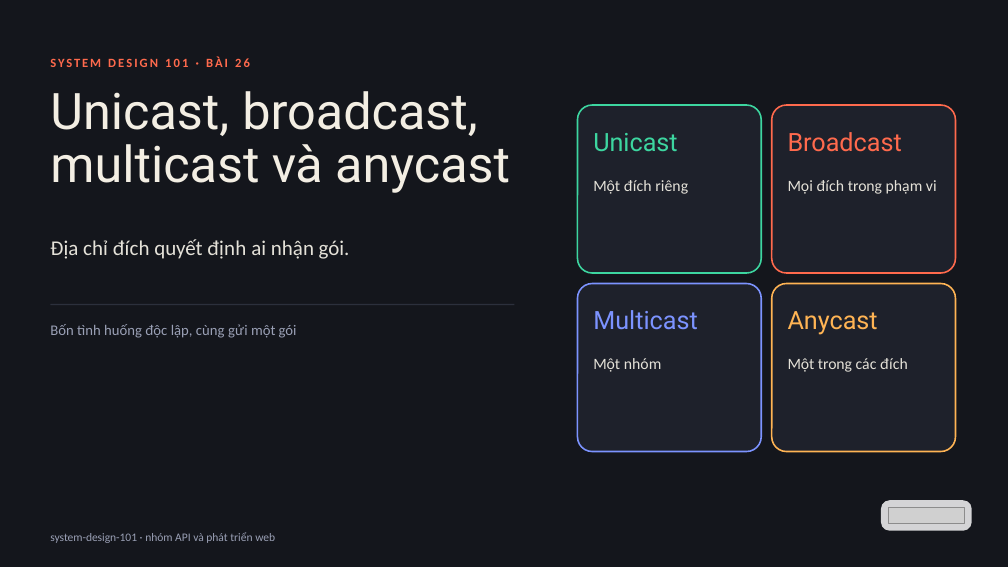
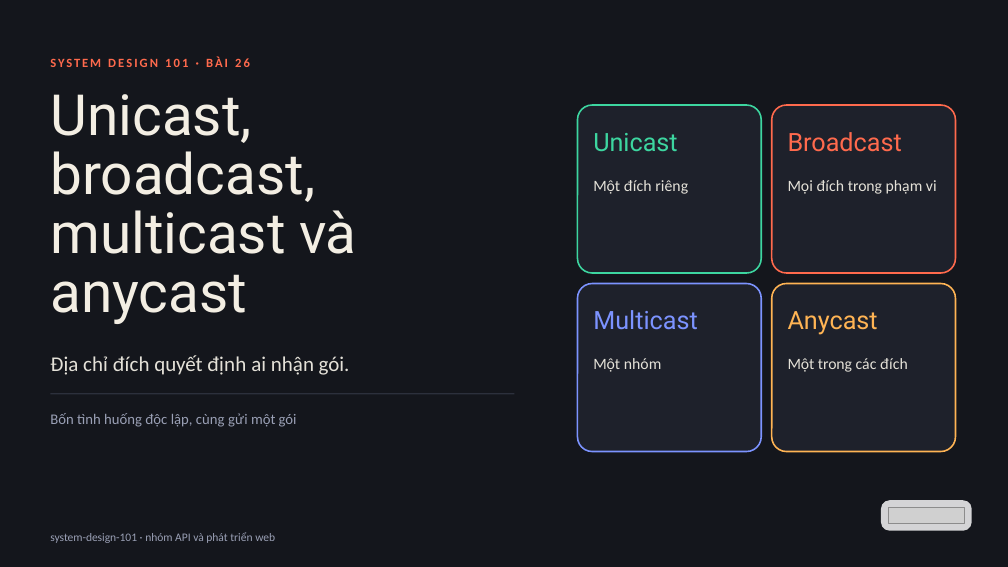
Before and after one commit to vohoailinh90/tool-marketing-studio, a slide deck: slide 1 of system-design-101/vi/lessons/sd-01-026/slides/sd-01-026.pptx. Drawn at 1008x567 pixels with LibreOffice and Linux fonts; fonts in the diff are those of the drawing; grey boxes stand for pictures. Boxes give left, top, right and bottom in pixels: in the first picture for what was removed or moved away, otherwise in the second. Text is boxed around its words. In the diff, an @@ line names an element or a change of style, - is before the commit and + after.

```diff
--- a/system-design-101/vi/lessons/sd-01-026/slides/sd-01-026.pptx
+++ b/system-design-101/vi/lessons/sd-01-026/slides/sd-01-026.pptx
@@ text "Unicast, broadcast, multicast và anycast" at (x1=50, y1=94, x2=356, y2=324): size 72 to 81 pt; letter spacing -0.8 to -0.9 pt in "và"; line spacing 74.9pt to 84.2pt @@
@@ text "Địa chỉ đích quyết định ..." moved from (x1=50, y1=239, x2=350, y2=259) to (x1=50, y1=355, x2=350, y2=375) @@
@@ text "Bốn tình huống độc lập, ..." moved from (x1=50, y1=324, x2=297, y2=338) to (x1=50, y1=413, x2=297, y2=427) @@
@@ line moved from (50, 304) - (515, 304) to (50, 394) - (515, 394) @@
```
